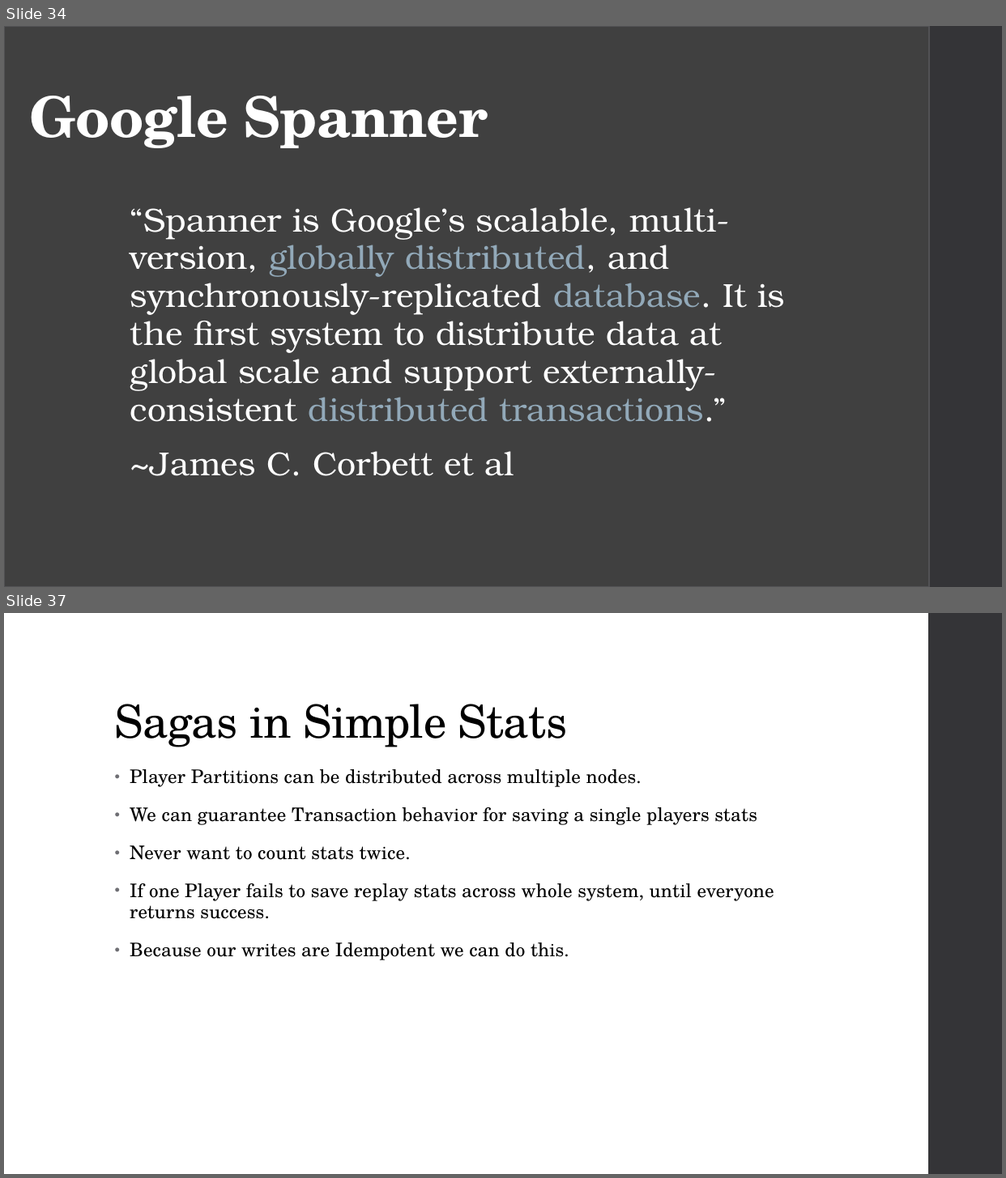
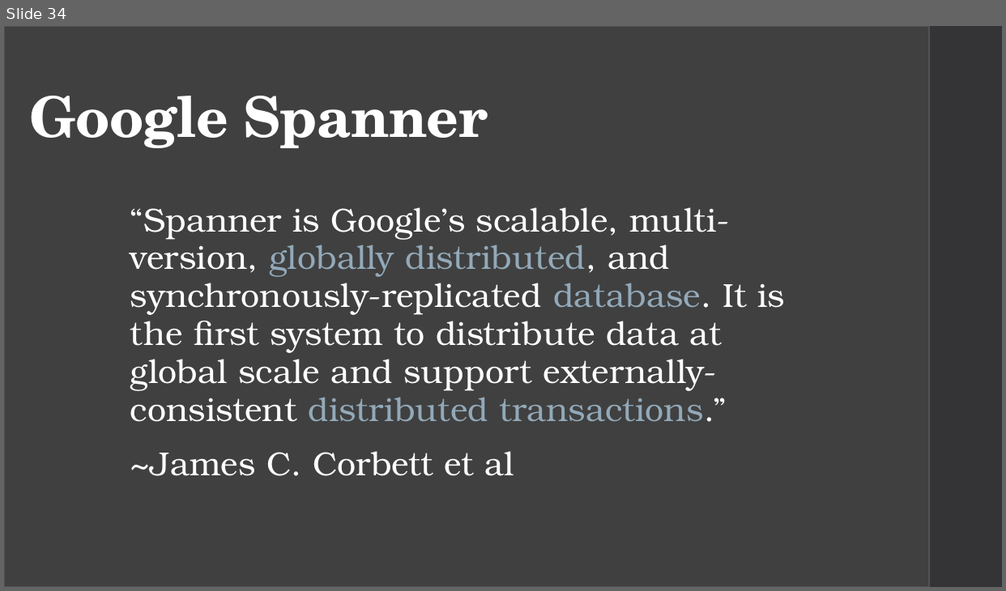
Before and after one commit to CaitieM20/DotNetConf, a slide deck: Patterns & Best Practices For Moving From RDBMS to Azure Storage.pptx. Shown one above the other, each under a label of ours: slides 34 and 37 before the commit, slide 34 after it; the slides between them are not shown. The pictures are 1006x1178 and 1006x591 pixels, drawn with LibreOffice and Linux fonts; fonts in the diff are those of the drawing. Boxes give left, top, right and bottom in pixels: in the first picture for what was removed or moved away, otherwise in the second. Text is boxed around its words. In the diff, an @@ line names an element or a change of style, - is before the commit and + after.

```diff
--- a/Patterns & Best Practices For Moving From RDBMS to Azure Storage.pptx
+++ b/Patterns & Best Practices For Moving From RDBMS to Azure Storage.pptx
@@ slide 37 removed at (4, 613, 1002, 1174), background #FFFFFF; not listed: 1 template element that a slide beside it also shows @@
@@ title removed at (115, 704, 568, 747) @@
-Sagas in Simple Stats
@@ text removed at (130, 769, 774, 960) @@
-• Player Partitions can be distributed across multiple nodes.
-• We can guarantee Transaction behavior for saving a single players stats
-• Never want to count stats twice.
-• If one Player fails to save replay stats across whole system, until everyone returns success.
-• Because our writes are Idempotent we can do this.
```
Also in this commit, not shown: 9 slides changed, 11 slides added, 3 other slides removed.
